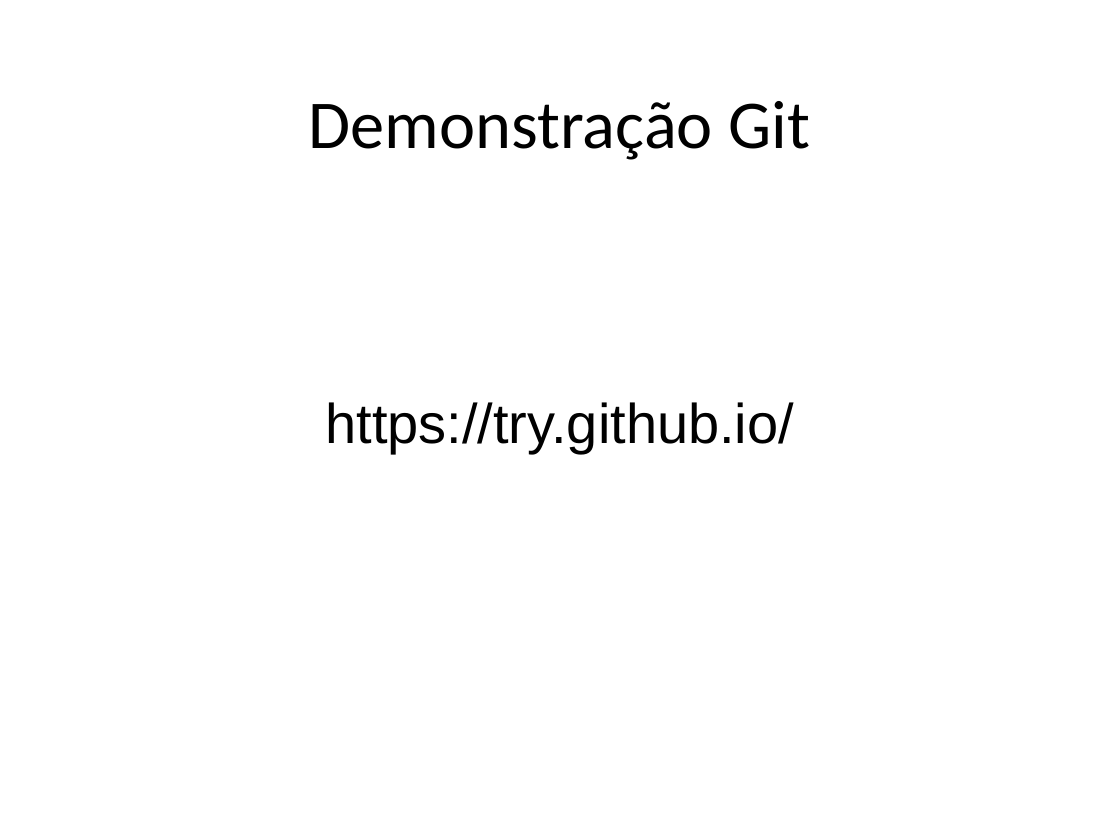
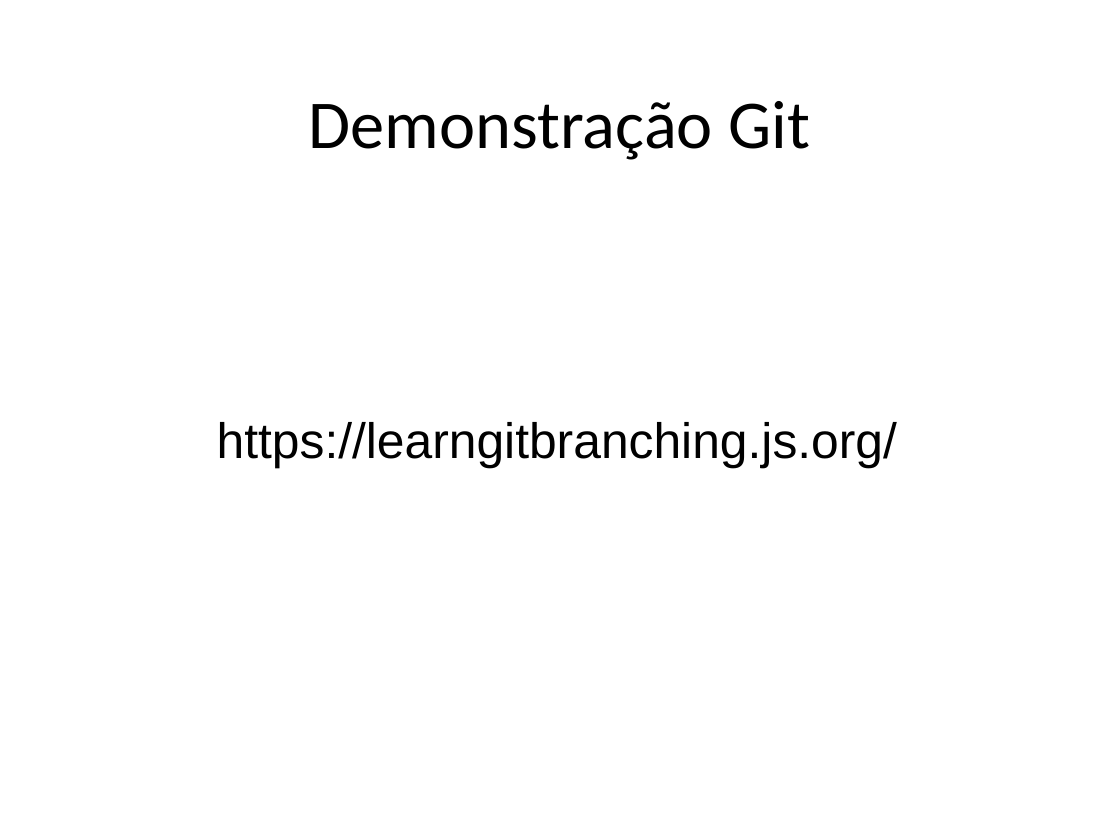
Before and after one commit to STAR-RG/testing-cin, a slide deck: slide 55 of slides.pptx. Drawn at 1120x840 pixels with LibreOffice and Linux fonts; fonts in the diff are those of the drawing. Boxes give left, top, right and bottom in pixels: in the first picture for what was removed or moved away, otherwise in the second. Text is boxed around its words. In the diff, an @@ line names an element or a change of style, - is before the commit and + after.

```diff
--- a/slides.pptx
+++ b/slides.pptx
@@ text removed at (326, 402, 794, 453) @@
-https://try.github.io/
@@ text added at (217, 422, 897, 468), 32 pt, text #000000 @@
+https://learngitbranching.js.org/
```
Also in this commit, not shown: 6 other slides changed.
